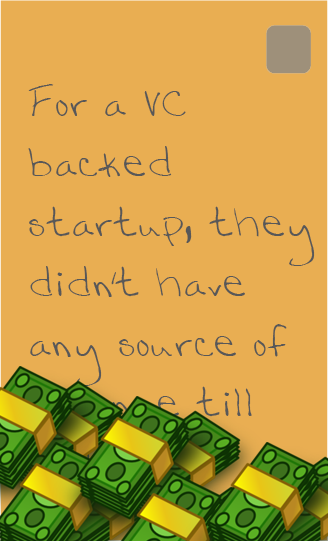
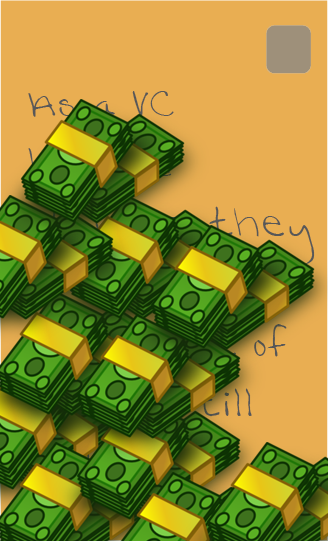
Before/after of a (328, 541) layered artwork. What changed in the layer stack:
renamed "For a VC backed startup, they didn't have any source of revenue" to "As a VC backed startup, they didn't have any source of revenue", painted on it over (x1=28, y1=84, x2=315, y2=461)
